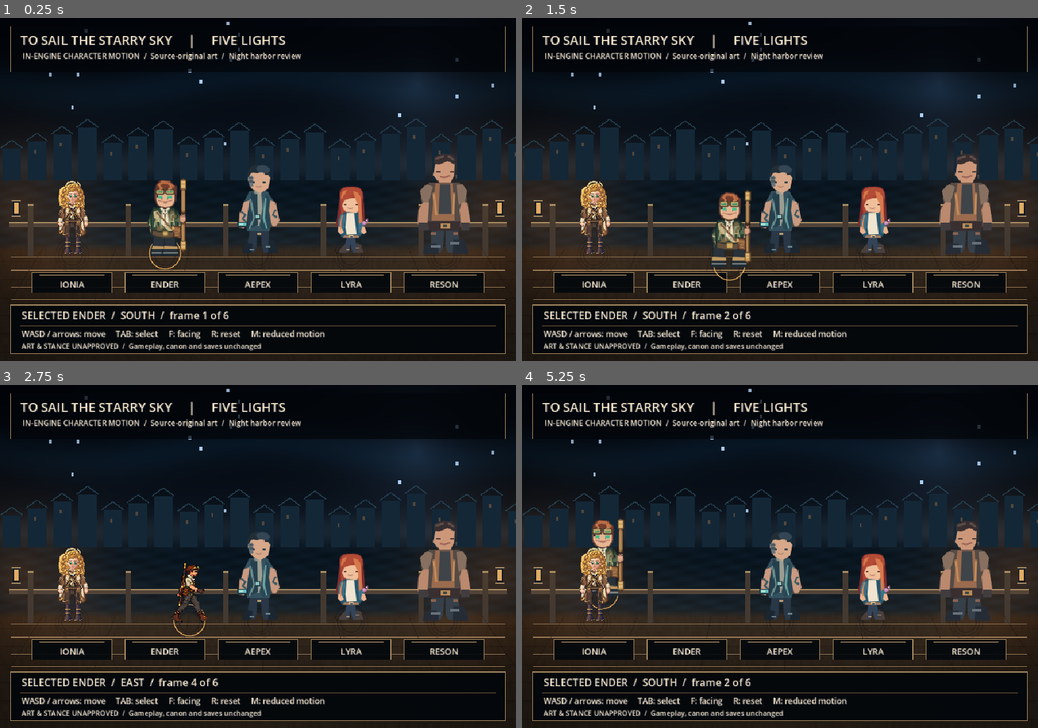
Above: before the commit, frames 1-4 (two rows, left to right).
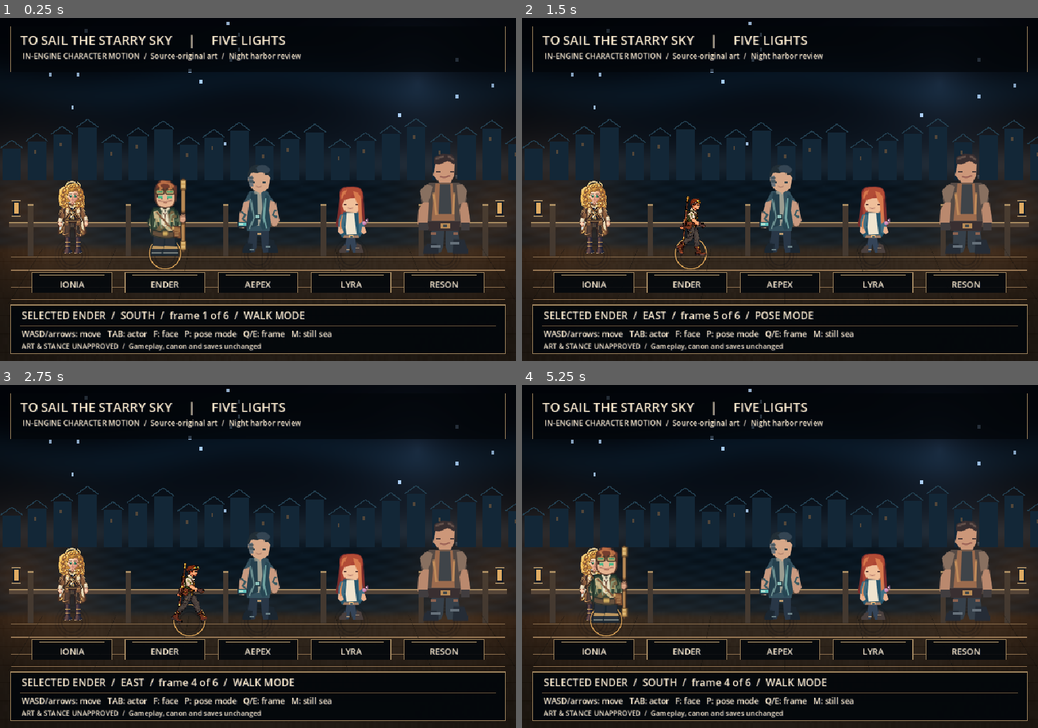
Above: after the commit, the same moments.

Repository: ndrorchestration/ToSailaStarrySky-jrpg
Game: Godot game, scene res://scenes/five_lights_motion_studio.tscn
Two runs of this game, one before a commit and one after it. Both use one fixed random seed, a clock stepped at 60 frames per second and the inputs below. This scene is started directly instead of the project's main scene.
Inputs:
- Up to frame 1 (0.25 s): no input
- Up to frame 2 (1.5 s): tap Enter at 0.5 s; hold Right (ui_right) 0.53-1.28 s; tap P at 0.6 s; tap Q at 0.8, 1.35 s; hold Down (ui_down) from 1.28 s (still down)
- Up to frame 3 (2.75 s): tap E at 1.55, 2.1 s; release Down (ui_down) at 2.03 s; hold Right (ui_right) from 2.03 s (still down); tap R at 2.3 s
- Up to frame 4 (5.25 s): release Right (ui_right) at 2.78 s; hold Up (ui_up) 2.78-3.53 s; tap R at 2.85 s; tap P at 3.05, 3.6 s; hold Left (ui_left) 3.53-5.03 s; tap Q at 3.8, 4.35 s; tap E at 4.55, 5.1 s; hold Down (ui_down) from 5.03 s (still down)

The runs differ from the first frame. In frame 1, 1.0% of the frame differs, in the area x 8-65%, y 85-94%; in frame 2, 2.9%, in the area x 8-65%, y 50-94%; in frame 3, 1.0%; in frame 4, 2.6%.

Commit message:
feat(godot): add reversible per-character six-frame pose inspector to visual studio

Diff:
--- a/godot/scripts/five_lights_motion_studio.gd
+++ b/godot/scripts/five_lights_motion_studio.gd
@@ -10,6 +10,7 @@
 var selected_index: int = 1
 var keyboard_enabled: bool = true
 var reduced_motion: bool = false
+var pose_inspector_enabled: bool = false
 var ambience: ShaderMaterial
 var status: Label
 var controls: Label
@@ -52,7 +53,7 @@
         tag.custom_minimum_size = Vector2(120, 26)
         tag.horizontal_alignment = HORIZONTAL_ALIGNMENT_CENTER
     status = _label(ui, Vector2(40, 541), "", 19)
-    controls = _label(ui, Vector2(40, 578), "WASD / arrows: move     TAB: select     F: facing     R: reset     M: reduced motion", 15)
+    controls = _label(ui, Vector2(40, 578), "WASD/arrows: move   TAB: actor   F: face   P: pose mode   Q/E: frame   M: still sea", 15)
     note = _label(ui, Vector2(40, 603), "ART & STANCE UNAPPROVED  /  Gameplay, canon and saves unchanged", 13)
     _choose(1)
 
@@ -82,18 +83,35 @@
     selected_index = posmod(index, CAST.size())
     for i in range(CAST.size()):
         cast_actors[CAST[i]].mark_selected(i == selected_index)
+        if pose_inspector_enabled:
+            cast_actors[CAST[i]].set_pose_preview(i == selected_index)
     _update_hud()
+
+func toggle_pose_inspector() -> void:
+    pose_inspector_enabled = not pose_inspector_enabled
+    for i in range(CAST.size()):
+        cast_actors[CAST[i]].set_pose_preview(pose_inspector_enabled and i == selected_index)
+    _update_hud()
+
+func scrub_pose(step: int) -> bool:
+    if not pose_inspector_enabled:
+        return false
+    var actor = cast_actors[CAST[selected_index]]
+    var ok: bool = actor.set_pose_preview(true, posmod(actor.phase + step, 6))
+    _update_hud()
+    return ok
 
 func _update_hud() -> void:
     if status == null:
         return
     var actor = cast_actors[CAST[selected_index]]
-    status.text = "SELECTED %s  /  %s  /  frame %d of 6" % [
-        CAST[selected_index].to_upper(), actor.facing.to_upper(), actor.phase + 1]
+    status.text = "SELECTED %s  /  %s  /  frame %d of 6  /  %s" % [
+        CAST[selected_index].to_upper(), actor.facing.to_upper(), actor.phase + 1,
+        "POSE MODE" if pose_inspector_enabled else "WALK MODE"]
     # A clean status row keeps source truth visible without covering actors.
 
 func _physics_process(_delta: float) -> void:
-    if not keyboard_enabled or cast_actors.size() != CAST.size():
+    if not keyboard_enabled or cast_actors.size() != CAST.size() or pose_inspector_enabled:
         return
     var vector := Vector2.ZERO
     if Input.is_key_pressed(KEY_LEFT) or Input.is_key_pressed(KEY_A):
@@ -118,10 +136,17 @@
             var actor = cast_actors[CAST[selected_index]]
             var facings: Array[String] = ["south", "west", "north", "east"]
             actor.set_facing(facings[(facings.find(actor.facing) + 1) % 4])
+        KEY_P:
+            toggle_pose_inspector()
+        KEY_Q:
+            scrub_pose(-1)
+        KEY_E:
+            scrub_pose(1)
         KEY_M:
             reduced_motion = not reduced_motion
             ambience.set_shader_parameter("reduced_motion", reduced_motion)
         KEY_R:
+            pose_inspector_enabled = false
             for i in range(CAST.size()):
                 cast_actors[CAST[i]].reset_at(Vector2(START_X[i], START_Y))
     _update_hud()
